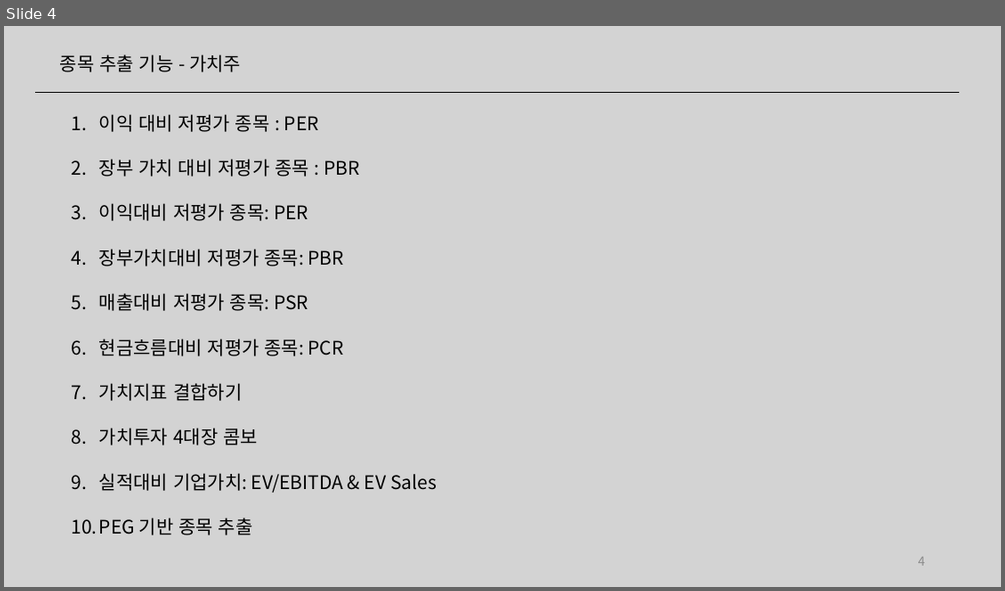
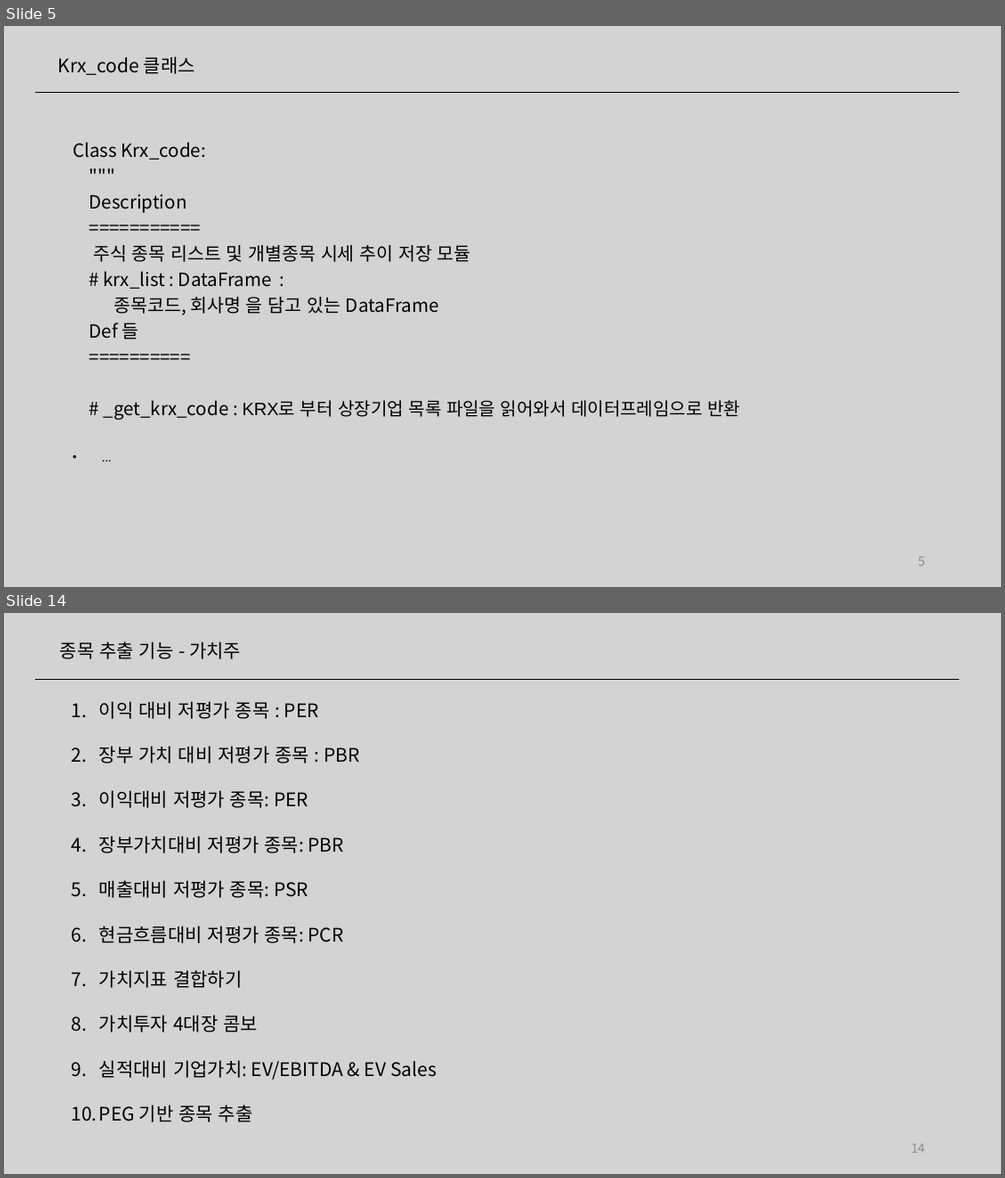
Before and after one commit to ddiyoung/find_value_stocks, a slide deck: 20011656_우지훈.pptx. Shown one above the other, each under a label of ours: slide 4 before the commit, slides 5 and 14 after it; the slides between them are not shown. The pictures are 1005x591 and 1005x1178 pixels, drawn with LibreOffice and Linux fonts; fonts in the diff are those of the drawing. Boxes give left, top, right and bottom in pixels: in the first picture for what was removed or moved away, otherwise in the second. Text is boxed around its words. In the diff, an @@ line names an element or a change of style, - is before the commit and + after.

```diff
--- a/20011656_우지훈.pptx
+++ b/20011656_우지훈.pptx
@@ slide 5 added at (4,26,1001,587), background #D3D3D3 @@
@@ text added at (58,56,195,75), 18 pt, text #000000 @@
+Krx_code 클래스
@@ line added from (35, 92) to (959, 92), #000000 0.5 pt @@
@@ text added at (73,142,740,419), 17.6 pt, text #000000 @@
+Class Krx_code:
+"""
+Description
+===========
+주식 종목 리스트 및 개별종목 시세 추이 저장 모듈
+# krx_list : DataFrame :
+종목코드, 회사명 을 담고 있는 DataFrame
+Def 들
+==========
+# _get_krx_code : KRX로 부터 상장기업 목록 파일을 읽어와서 데이터프레임으로 반환
+• ...
@@ page number added at (918,556,925,565), 12 pt, text #8C8C8C @@
+5
@@ what was slide 4 is now slide 14 @@
@@ page number at (911,1143,925,1152): text changed @@
-4
+14
```
Also in this commit, not shown: 4 slides changed, 10 other slides added, 47 slides removed, 10 other files.
